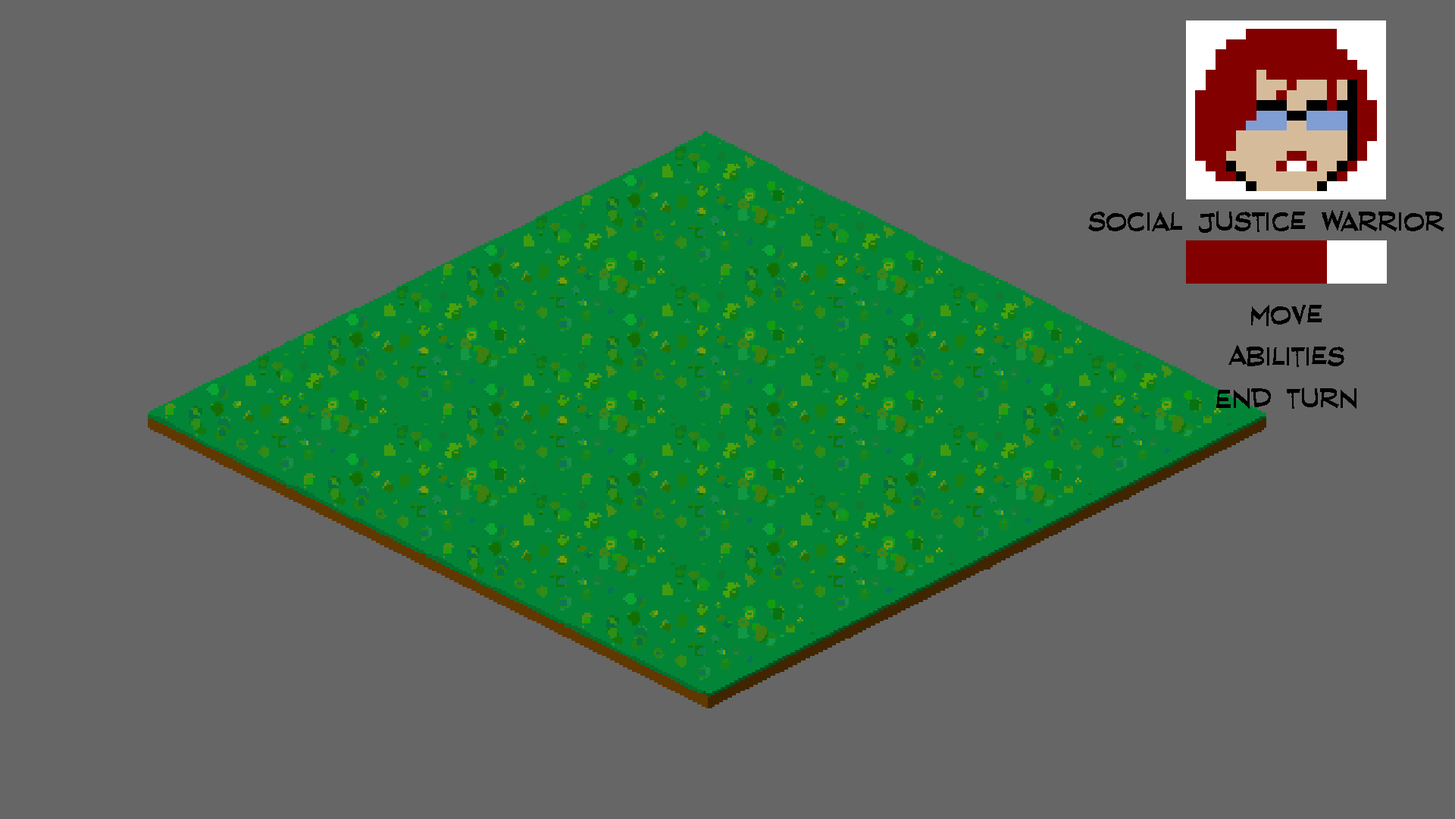
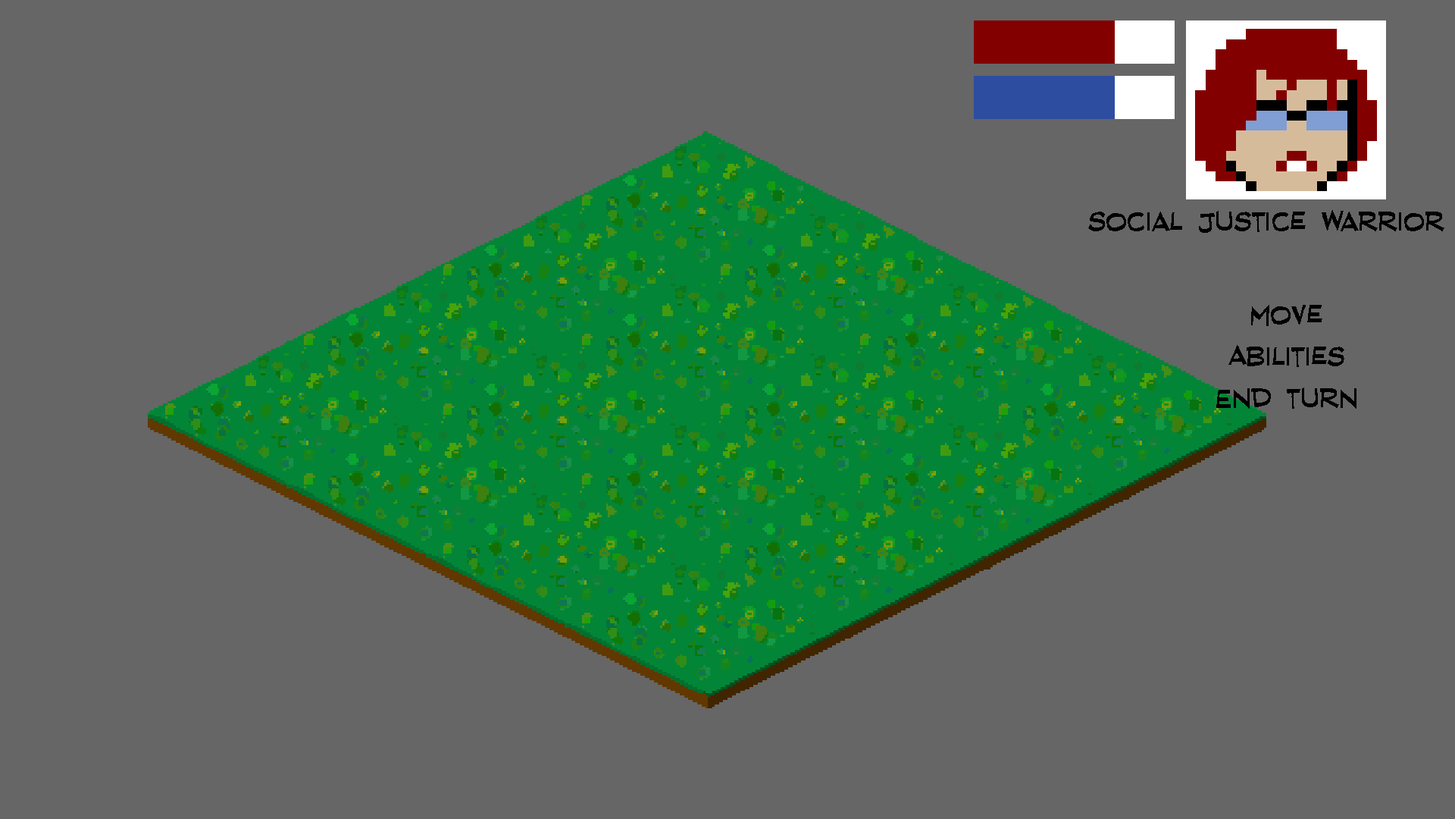
Before/after of a 1455×819 layered artwork. What changed in the layer stack:
painted on "backgrounds" over <box>974,20,1388,284</box>
